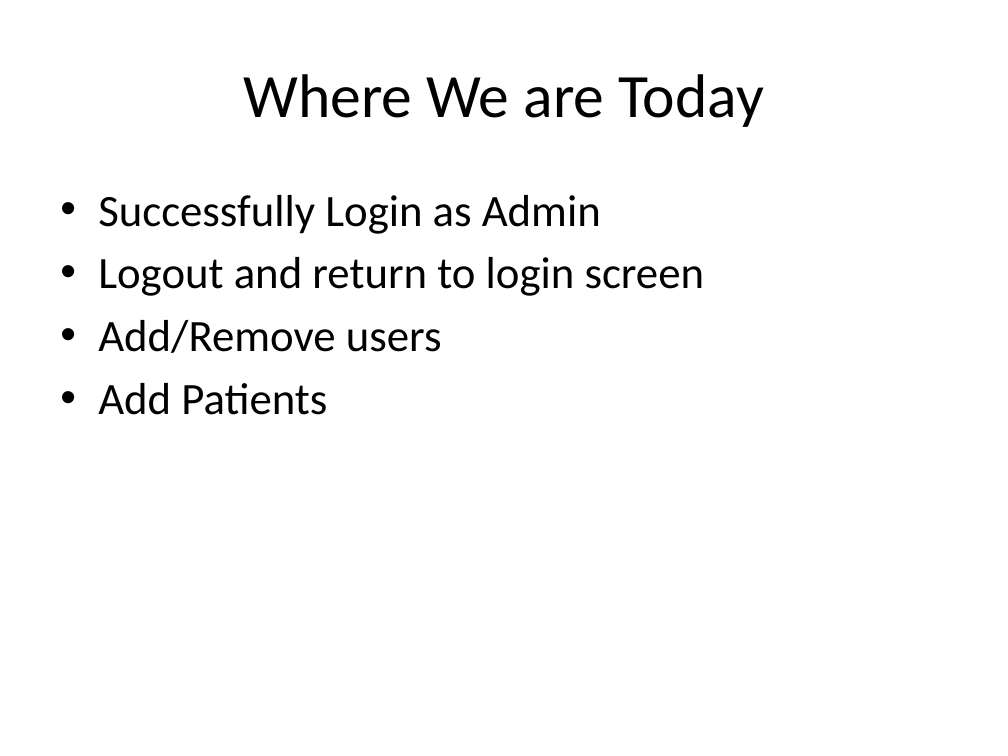
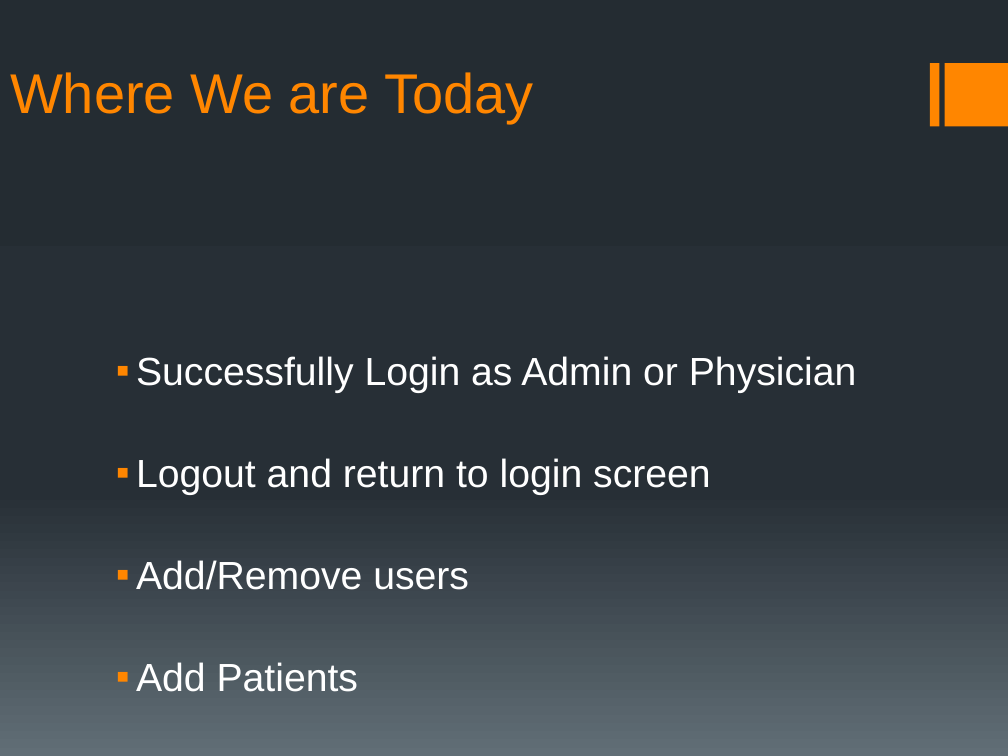
Before and after one commit to rmkane/semrs, a slide deck: slide 7 of MidTerm/Midterm_presentation_SEMRS.pptx. Drawn at 1008x756 pixels with LibreOffice and Linux fonts; fonts in the diff are those of the drawing. Boxes give left, top, right and bottom in pixels: in the first picture for what was removed or moved away, otherwise in the second. Text is boxed around its words. In the diff, an @@ line names an element or a change of style, - is before the commit and + after.

```diff
--- a/MidTerm/Midterm_presentation_SEMRS.pptx
+++ b/MidTerm/Midterm_presentation_SEMRS.pptx
@@ background #FFFFFF to gradient #242C33 to #273037 to #636D76 @@
@@ title "Where We are Today": place and size @@
-title "Where We are Today" at (243, 74, 764, 127)
+title "Where We are Today" at (10, 72, 533, 123)
@@ title "Where We are Today" at (10, 72, 533, 123): size 44 to 40 pt, font Calibri to Arial, text colour #000000 to #FF8600; alignment centre to left; vertical alignment middle to bottom @@
@@ rectangle added at (929, 64, 938, 127), fill #FF8600 @@
@@ rectangle added at (944, 64, 1008, 127), fill #FF8600 @@
@@ text "Successfully Login as Admin or ...": place and size @@
-text "Successfully Login as Admin or ..." at (98, 195, 705, 415)
+text "Successfully Login as Admin or ..." at (136, 356, 857, 692)
@@ text at (136, 356, 857, 393): text changed; size 32 to 28 pt; font Calibri to Arial; text colour #000000 to #FFFFFF @@
-• Successfully Login as Admin
+▪ Successfully Login as Admin or Physician
@@ text at (136, 458, 711, 692): size 32 to 28 pt, font Calibri to Arial, text colour #000000 to #FFFFFF in "Logout and return to login screen", "Add/Remove users", "Add Patients"; bullet • to ▪; line spacing 1 to 2 @@
```
Also in this commit, not shown: 8 other slides changed, 1 other file.
